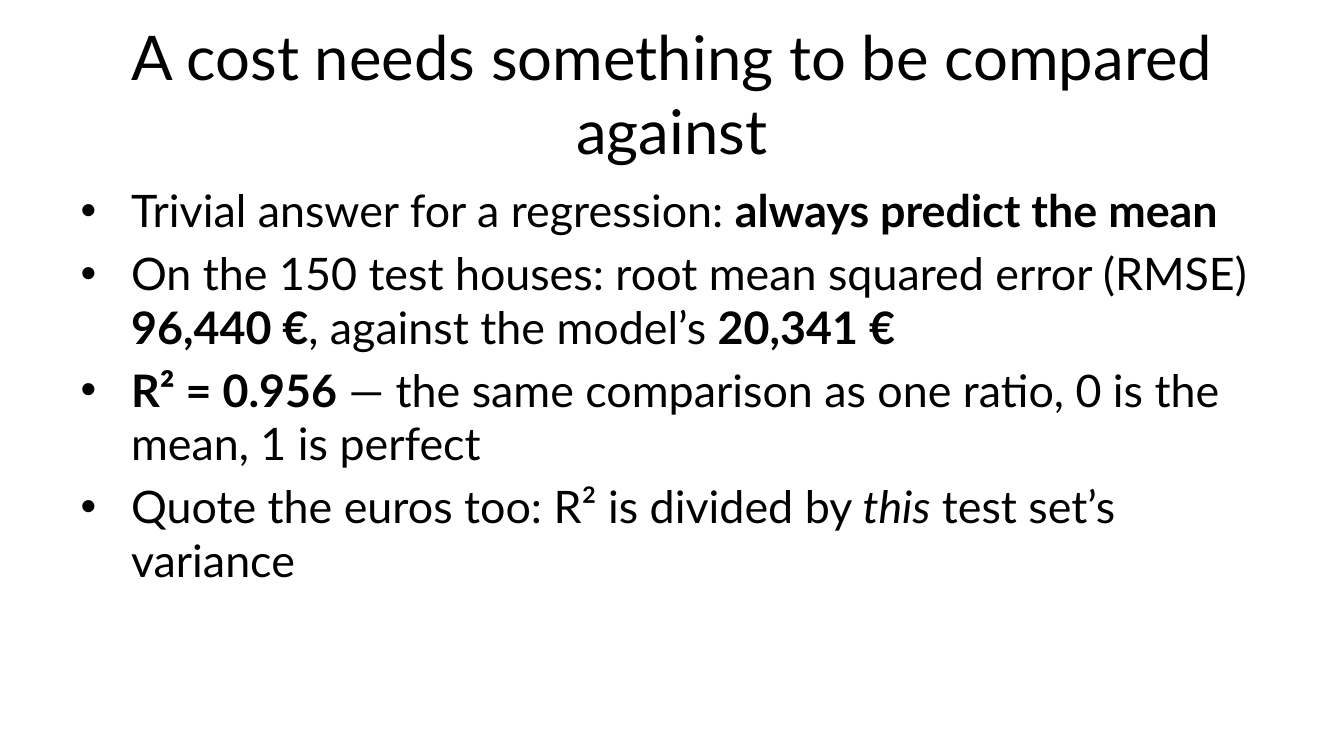
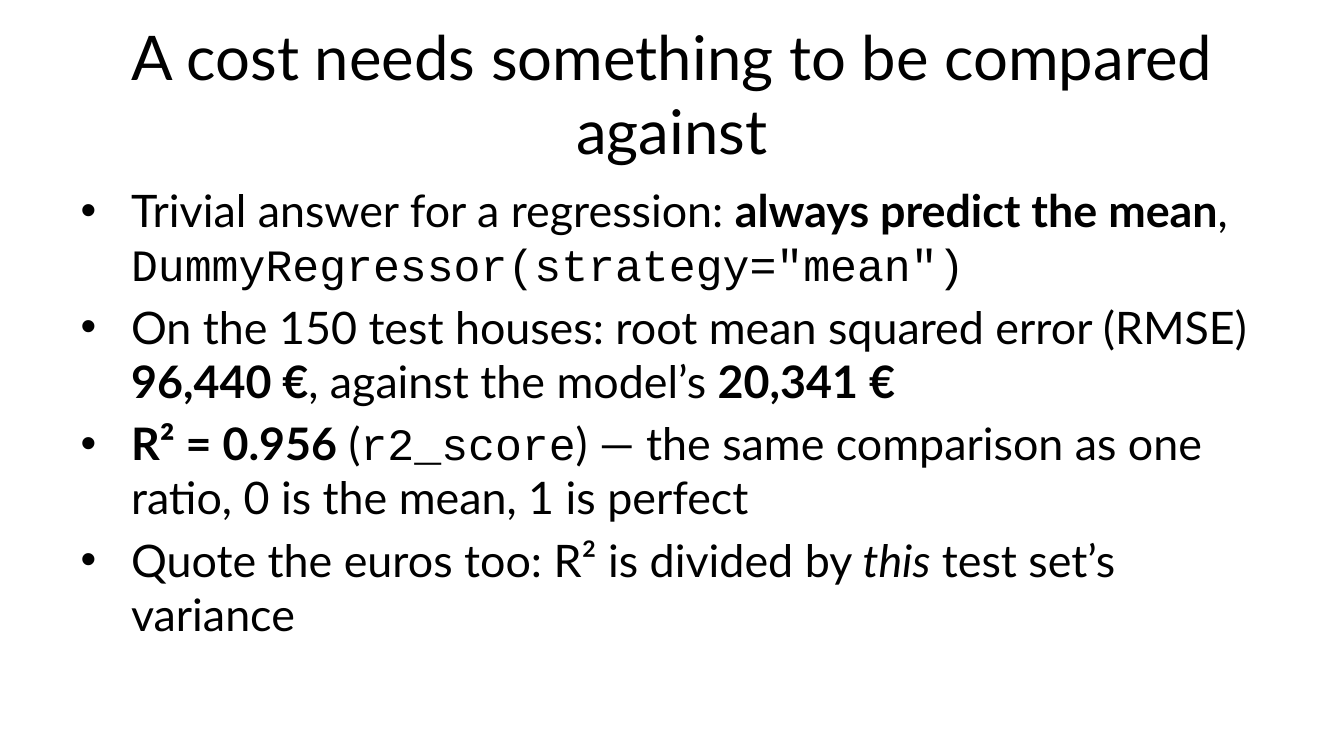
Before and after one commit to fabioantonini/technologies-for-artificial-intelligence, a slide deck: slide 12 of Lessons/03_regression/Slides/regression_slides.pptx. Drawn at 1344x756 pixels with LibreOffice and Linux fonts; fonts in the diff are those of the drawing; background and template pictures are left out. Boxes give left, top, right and bottom in pixels: in the first picture for what was removed or moved away, otherwise in the second. Text is boxed around its words. In the diff, an @@ line names an element or a change of style, - is before the commit and + after.

```diff
--- a/Lessons/03_regression/Slides/regression_slides.pptx
+++ b/Lessons/03_regression/Slides/regression_slides.pptx
@@ text at box(131, 193, 1228, 291): text changed @@
-• Trivial answer for a regression: always predict the mean
+• Trivial answer for a regression: always predict the mean, DummyRegressor(strategy="mean")
@@ text at box(131, 423, 1202, 522): text changed @@
-• R² = 0.956 — the same comparison as one ratio, 0 is the mean, 1 is perfect
+• R² = 0.956 (r2_score) — the same comparison as one ratio, 0 is the mean, 1 is perfect
```
Also in this commit, not shown: 8 other slides changed, 3 other files.
